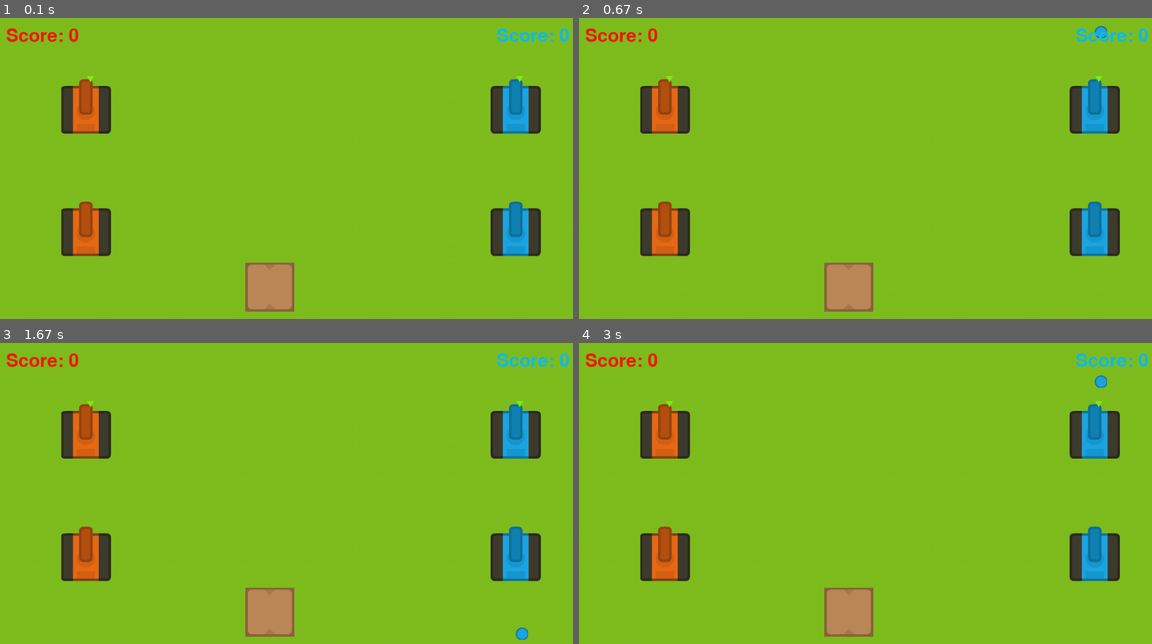
Above: before the commit, frames 1-4 (two rows, left to right).
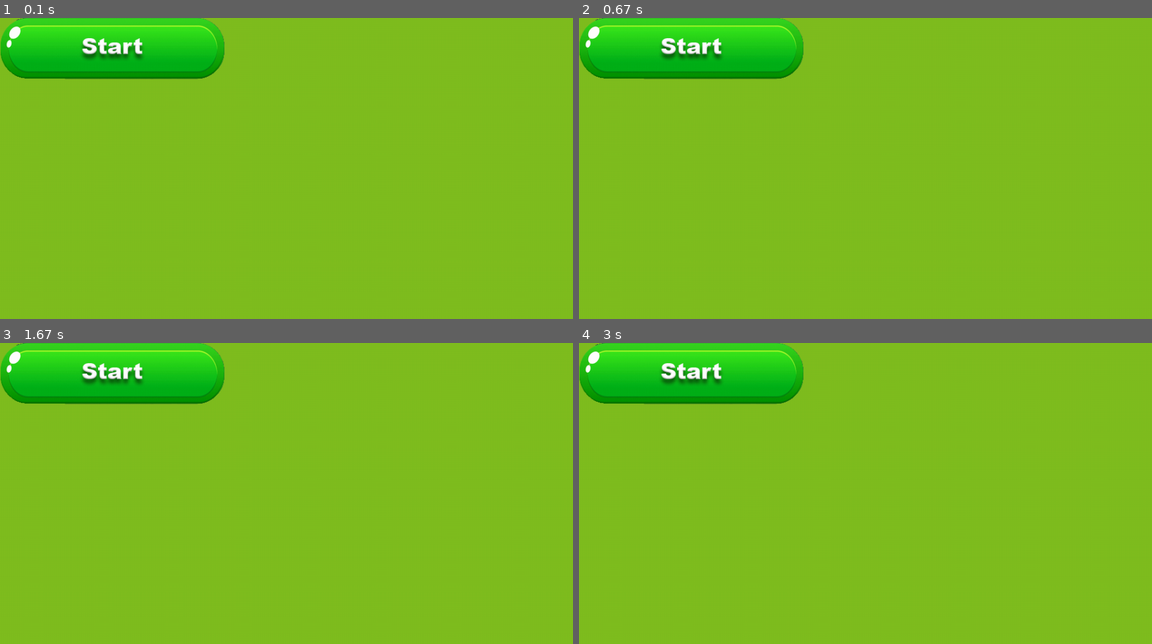
Above: after the commit, the same moments.

Repository: lenghia2797/TankPyGame
Game: pygame game, started from main.py
The game is run twice, just before and just after one commit, with the same random seed, the same clock (stepped at 60 frames per second) and the same inputs.
Inputs:
- Up to frame 1 (0.1 s): no input
- Up to frame 2 (0.67 s): tap Enter at 0.33 s
- Up to frame 3 (1.67 s): no input
- Up to frame 4 (3 s): no input

The runs differ from the first frame. In frame 1, 15% of the frame differs, in the area x 0-100%, y 0-98%; in frame 2, 15%; in frame 3, 15%; in frame 4, 15%.

Commit message:
add image

Diff:
--- a/MenuScene.py
+++ b/MenuScene.py
@@ -1,5 +1,6 @@
 from Constants import Constants
 from gamecore.Game import Game
+from gamecore.GameObject import GameObject
 from gamecore.Scene import Scene
 from gamecore.SceneManager import SceneManager
 
@@ -8,3 +9,12 @@
     def __init__(self, screen, game: Game, sceneManager: SceneManager):
         super().__init__(screen, game, sceneManager)
         self.name = Constants.MENU_SCENE
+
+        self.background = GameObject(self, 0, 0, Constants.SCREEN_WIDTH,
+                                     Constants.SCREEN_HEIGHT, self.game.loader.background_image, 0)
+
+        self.add(self.background)
+
+        self.playBtn = GameObject(self, 0, 0, Constants.SCREEN_WIDTH, Constants.SCREEN_HEIGHT, self.game.loader.start_image, 1)
+
+        self.add(self.playBtn)
--- a/gamecore/Loader.py
+++ b/gamecore/Loader.py
@@ -31,3 +31,6 @@
         self.triangle_image = pygame.image.load(
             r'./assets/images/triangle.png')
         self.wall_image = pygame.image.load(r'./assets/images/wall.png')
+
+        self.new_game_image = pygame.image.load(r'./assets/images/img_new_game.png')
+        self.start_image = pygame.image.load(r'./assets/images/img_start.png')
--- a/gamecore/SceneManager.py
+++ b/gamecore/SceneManager.py
@@ -2,7 +2,7 @@
 
 class SceneManager:
     sceneList = []
-    CurrentSceneName = Constants.GAME_SCENE
+    CurrentSceneName = Constants.MENU_SCENE
     def __init__(self, game):
         self.game = game
 
Binary file added: assets/images/img_blue.png
Binary file added: assets/images/img_board.png
Binary file added: assets/images/img_board2.png
Binary file added: assets/images/img_board_over.png
Binary file added: assets/images/img_board_pause.png
Binary file added: assets/images/img_continue.png
Binary file added: assets/images/img_home.png
Binary file added: assets/images/img_new_game.png
Binary file added: assets/images/img_pause.png
Binary file added: assets/images/img_pause_raw.png
Binary file added: assets/images/img_play.png
Binary file added: assets/images/img_poster.png
(and 13 more such lines)
